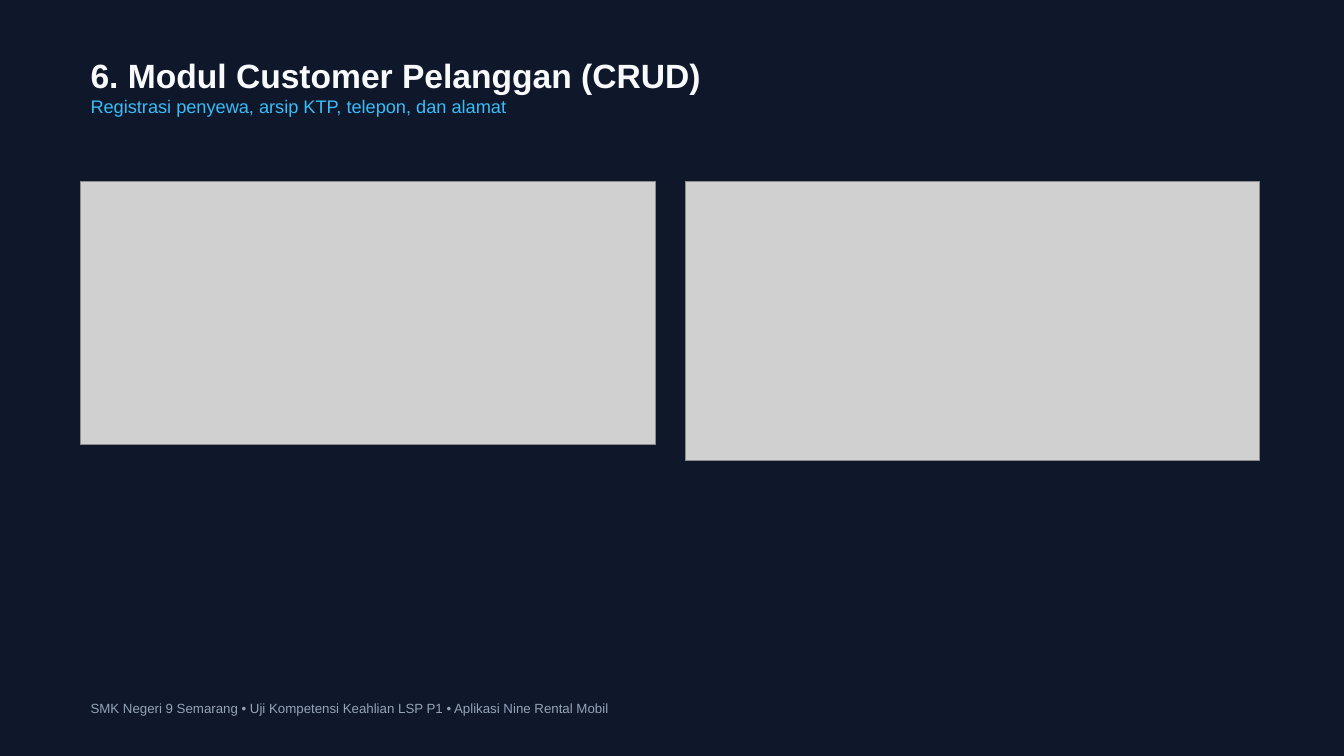
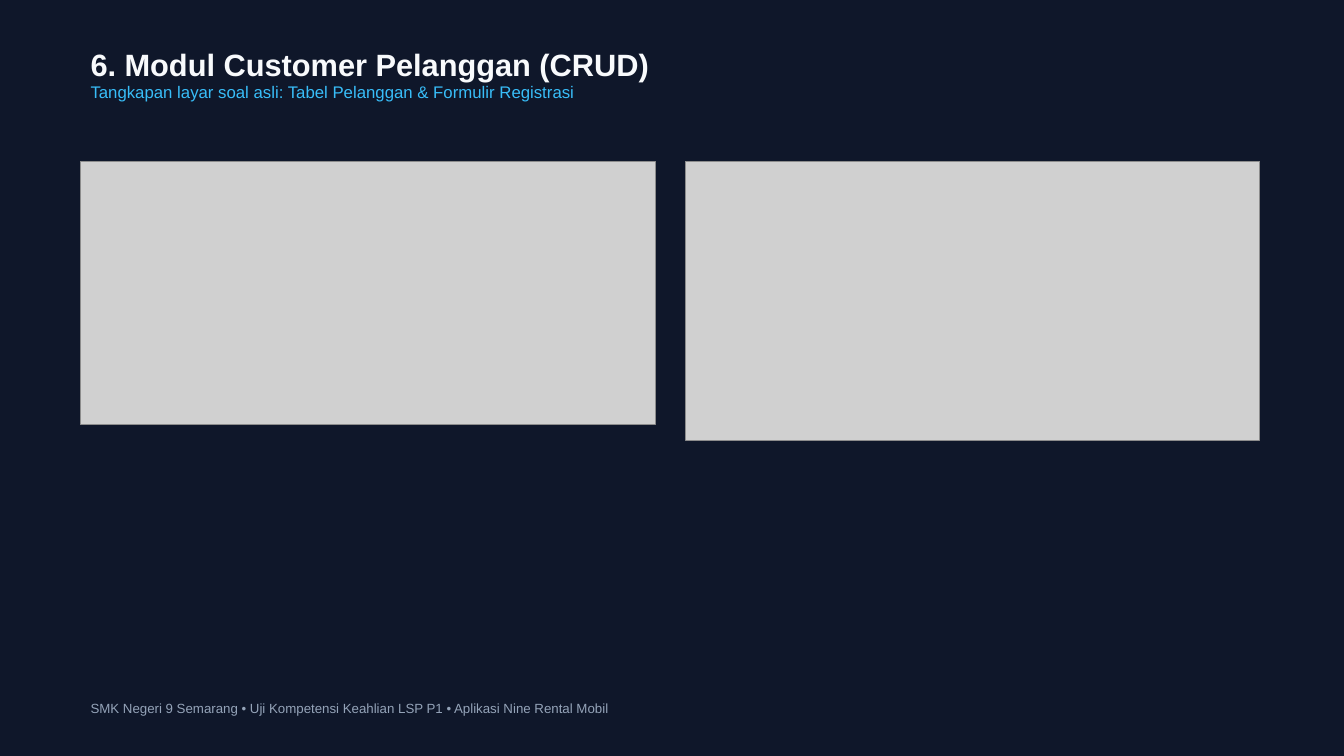
Before and after one commit to SabilMurti/BelajarUKK, a slide deck: slide 7 of NineRental/Yang Dikumpulin/PRESENTASI_NINERENTAL.pptx. Drawn at 1344x756 pixels with LibreOffice and Linux fonts; fonts in the diff are those of the drawing; grey boxes stand for pictures. Boxes give left, top, right and bottom in pixels: in the first picture for what was removed or moved away, otherwise in the second. Text is boxed around its words. In the diff, an @@ line names an element or a change of style, - is before the commit and + after.

Commit message:
docs(ninerental): rapikan aset screenshot soal dan embedding visual pada laporan dan presentasi

```diff
--- a/NineRental/Yang Dikumpulin/PRESENTASI_NINERENTAL.pptx
+++ b/NineRental/Yang Dikumpulin/PRESENTASI_NINERENTAL.pptx
@@ text "6. Modul Customer Pelanggan (CRUD)": place and size @@
-text "6. Modul Customer Pelanggan (CRUD)" at box(91, 63, 700, 117)
+text "6. Modul Customer Pelanggan (CRUD)" at box(91, 53, 648, 102)
@@ text at box(91, 53, 648, 81): size 24 to 22 pt in "6. Modul Customer Pelanggan (CRUD)" @@
@@ text at box(91, 86, 574, 102): text changed; size 13 to 12 pt @@
-Registrasi penyewa, arsip KTP, telepon, dan alamat
+Tangkapan layar soal asli: Tabel Pelanggan & Formulir Registrasi
@@ picture: place and size @@
-picture at box(81, 181, 655, 446)
+picture at box(81, 161, 655, 425)
@@ picture: place and size @@
-picture at box(686, 181, 1260, 461)
+picture at box(686, 161, 1260, 441)
```
Also in this commit, not shown: 7 other slides changed, 31 other files.
